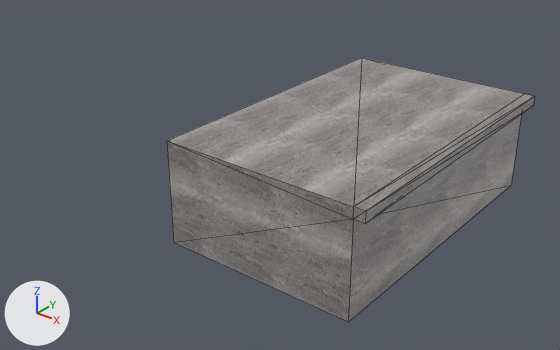
A saved change to the FBX model NoMiProject/Import/MD_Cons_Platform00_fbx.fbx.
Both versions are drawn from a 50 mm camera at (3.53, -5.62, 3.11) aimed at (-0.89, -0.11, -0.32). The lights are fixed; the arrows at lower left show +X, +Y and +Z. Mesh edges are drawn as thin lines. Where no turn or scale is listed for an object, it has been applied to the vertices.

Objects in the first picture: 'MD_Cons_Platform00'.
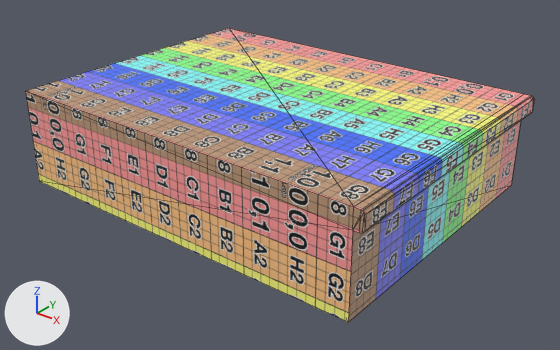
What differs and where, as boxes [x1, y1, x2, y2] in the pictures (560 x 350 px):
'MD_Cons_Platform00', reshaped (38% wider, 11% taller)
    before: [167, 58, 534, 322]
    after: [26, 28, 534, 322]

Edits to the bpy script that builds the scene:
```text
Add img_checker_png:
    img_checker_png = load_image('checker.png', '../../Sources/checker.png', 1024, 1024, 'sRGB')
Add mat_lambert4:
    mat_lambert4 = principled_material('lambert4')
    mat_lambert4.texture = img_checker_png  # with its transparency
Change me_mesh:
    used by ob_md_cons_platform00; location = (0.0, 0.0, 0.0)
    remove me_mesh.from_pydata(...)  # 14 vertices, 24 faces; spans x -1.0..1.0, y -1.5..1.5, z -0.5..0.5
    remove me_mesh.materials.append(mat_lambert2)  # picture img_concrete_basecolor_tga
    add me_mesh.from_pydata(...)  # 20 vertices, 36 faces; spans x -3.0..1.0, y -1.5..1.5, z -0.5..0.5
    me_mesh part 1
    10 vertices are removed from x -1.0..1.0, y -1.5..1.5, z -0.5..0.5
    24 faces are deleted
    11 vertices are added at x -3.0..1.0, y -1.5..1.5, z -0.5..0.5
    5 new vertices lie (0.0, 3.0, 0.0) away from vertices in x 0.9..1.0, y -1.5, z 0.31..0.5
    36 new faces join them
    add me_mesh.materials.append(mat_lambert4)  # picture img_checker_png
```
